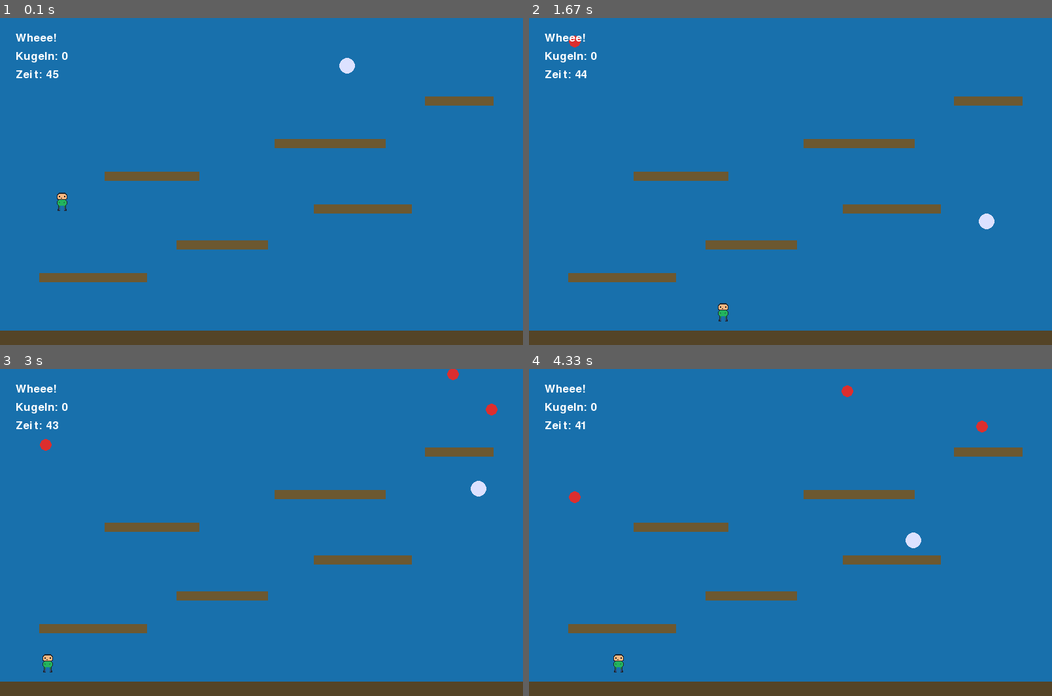
Above: before the commit, frames 1-4 (two rows, left to right).
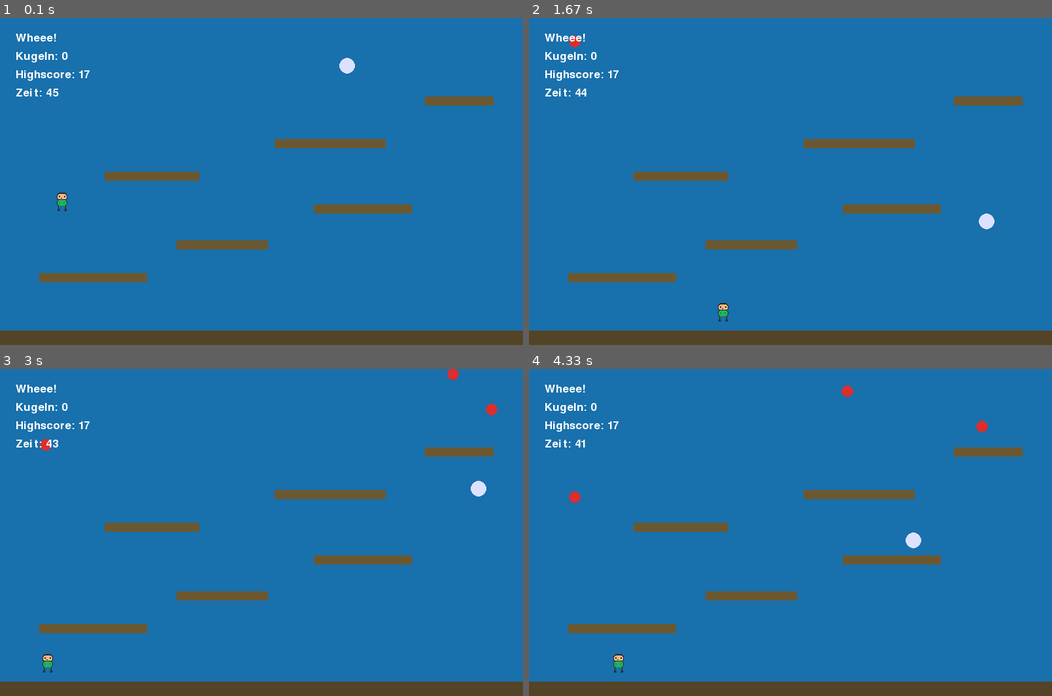
Above: after the commit, the same moments.

Repository: DarianKletzander0/Game-Programmierung
Game: pygame game, started from main.py
The game is run twice, just before and just after one commit, with the same random seed, the same clock (stepped at 60 frames per second) and the same inputs.
Inputs:
- Up to frame 1 (0.1 s): no input
- Up to frame 2 (1.67 s): hold D 0.33-0.8 s; hold W 0.83-1.13 s; hold D 1.17-1.63 s
- Up to frame 3 (3 s): hold A 1.67-2.2 s; hold A 2.23-2.63 s
- Up to frame 4 (4.33 s): hold D 3.07-3.7 s; hold A 3.73-4.2 s; hold D from 4.23 s (still down)

The runs differ from the first frame. In frame 1, 0.3% of the frame differs, in the area x 3-18%, y 16-24%; in frame 2, 0.3%; in frame 3, 0.3%; in frame 4, 0.3%.

Commit message:
Uebung 002 Verbesserung

Diff:
--- /dev/null
+++ b/highscore.json
@@ -0,0 +1 @@
+{"highscore": 17}
--- a/main.py
+++ b/main.py
@@ -1,5 +1,7 @@
 from pathlib import Path
 from random import randint
+from typing import Any
+import json
 import math
 
 import pygame
@@ -32,6 +34,9 @@
 ASSETS_DIR = Path(__file__).parent / "assets"
 PLAYER_IMAGE_PATH = ASSETS_DIR / "player.png"
 JUMP_SOUND_PATH = ASSETS_DIR / "jump.wav"
+HIGHSCORE_PATH = Path(__file__).parent / "highscore.json"
+
+GameState = dict[str, Any]
 
 
 def player_collides_with(player_rect: pygame.Rect, rect: pygame.Rect) -> bool:
@@ -46,6 +51,53 @@
     while any(collectible.colliderect(obstacle) for obstacle in obstacles):
         collectible.centerx = randint(COLLECTIBLE_RADIUS, SCREEN_WIDTH - COLLECTIBLE_RADIUS)
     return collectible
+
+
+def load_highscore(path: Path = HIGHSCORE_PATH) -> int:
+    try:
+        with path.open("r", encoding="utf-8") as file:
+            data = json.load(file)
+    except FileNotFoundError:
+        return 0
+    return int(data.get("highscore", 0))
+
+
+def save_highscore(score: int, path: Path = HIGHSCORE_PATH) -> None:
+    with path.open("w", encoding="utf-8") as file:
+        json.dump({"highscore": score}, file)
+
+
+def update_highscore(score: int, path: Path = HIGHSCORE_PATH) -> int:
+    highscore = load_highscore(path)
+    if score > highscore:
+        save_highscore(score, path)
+        return score
+    return highscore
+
+
+def create_initial_state(player_rect: pygame.Rect, now_ms: int, highscore: int = 0) -> GameState:
+    return {
+        "player_rect": player_rect,
+        "player_velocity_y": 0.0,
+        "player_moving_left": False,
+        "player_moving_right": False,
+        "jump_requested": False,
+        "on_ground": False,
+        "circle_x": 520.0,
+        "circle_y": 70.0,
+        "circle_movement_x": 1.8,
+        "circle_movement_y": 0.0,
+        "collectibles": [],
+        "collected": 0,
+        "highscore": highscore,
+        "highscore_saved": False,
+        "status": "Wheee!",
+        "start_time": now_ms,
+        "last_collectible_spawn": now_ms,
+        "game_over": False,
+        "remaining_ms": GAME_TIME_MS,
+        "running": True,
+    }
 
 
 def move_and_collide(
@@ -84,6 +136,131 @@
     return player_rect, velocity_y, on_ground
 
 
+def handle_event(event: pygame.event.Event, state: GameState) -> None:
+    if event.type == pygame.QUIT:
+        state["running"] = False
+    elif event.type == pygame.KEYDOWN:
+        if event.key == pygame.K_a:
+            state["player_moving_left"] = True
+        elif event.key == pygame.K_d:
+            state["player_moving_right"] = True
+        elif event.key in (pygame.K_w, pygame.K_SPACE):
+            state["jump_requested"] = True
+        elif event.key == pygame.K_ESCAPE:
+            state["running"] = False
+    elif event.type == pygame.KEYUP:
+        if event.key == pygame.K_a:
+            state["player_moving_left"] = False
+        elif event.key == pygame.K_d:
+            state["player_moving_right"] = False
+
+
+def update_state(
+    state: GameState,
+    now_ms: int,
+    obstacles: list[pygame.Rect],
+    jump_sound: pygame.mixer.Sound,
+    highscore_path: Path = HIGHSCORE_PATH,
+) -> None:
+    remaining_ms = max(0, GAME_TIME_MS - (now_ms - state["start_time"]))
+    state["remaining_ms"] = remaining_ms
+    if remaining_ms == 0:
+        state["game_over"] = True
+        if not state["highscore_saved"]:
+            state["highscore"] = update_highscore(state["collected"], highscore_path)
+            state["highscore_saved"] = True
+
+    if state["game_over"]:
+        return
+
+    player_velocity_x = 0.0
+    if state["player_moving_right"]:
+        player_velocity_x += PLAYER_SPEED
+    if state["player_moving_left"]:
+        player_velocity_x -= PLAYER_SPEED
+
+    if state["jump_requested"] and state["on_ground"]:
+        state["player_velocity_y"] = JUMP_SPEED
+        state["on_ground"] = False
+        jump_sound.play()
+    state["jump_requested"] = False
+
+    state["player_velocity_y"] += GRAVITY
+    player_rect, player_velocity_y, on_ground = move_and_collide(
+        state["player_rect"],
+        player_velocity_x,
+        state["player_velocity_y"],
+        obstacles,
+    )
+    state["player_rect"] = player_rect
+    state["player_velocity_y"] = player_velocity_y
+    state["on_ground"] = on_ground
+
+    state["circle_movement_y"] += GRAVITY * 0.35
+    state["circle_x"] += state["circle_movement_x"]
+    state["circle_y"] += state["circle_movement_y"]
+
+    if state["circle_y"] >= SCREEN_HEIGHT - 22 - CIRCLE_RADIUS:
+        state["circle_y"] = SCREEN_HEIGHT - 22 - CIRCLE_RADIUS
+        state["circle_movement_y"] = -abs(state["circle_movement_y"]) * 0.92
+    if state["circle_x"] <= CIRCLE_RADIUS or state["circle_x"] >= SCREEN_WIDTH - CIRCLE_RADIUS:
+        state["circle_movement_x"] = -state["circle_movement_x"]
+
+    circle_rect = pygame.Rect(0, 0, CIRCLE_RADIUS * 2, CIRCLE_RADIUS * 2)
+    circle_rect.center = (round(state["circle_x"]), round(state["circle_y"]))
+    state["status"] = "Ouch!" if state["player_rect"].colliderect(circle_rect) else "Wheee!"
+
+    if now_ms - state["last_collectible_spawn"] >= COLLECTIBLE_SPAWN_MS:
+        state["collectibles"].append(spawn_collectible(obstacles))
+        state["last_collectible_spawn"] = now_ms
+
+    remaining_collectibles = []
+    for collectible in state["collectibles"]:
+        collectible.y += round(COLLECTIBLE_FALL_SPEED)
+        if state["player_rect"].colliderect(collectible):
+            state["collected"] += 1
+        elif any(collectible.colliderect(obstacle) for obstacle in obstacles):
+            continue
+        elif collectible.top <= SCREEN_HEIGHT:
+            remaining_collectibles.append(collectible)
+    state["collectibles"] = remaining_collectibles
+
+
+def draw_state(
+    screen: pygame.Surface,
+    font: pygame.font.Font,
+    big_font: pygame.font.Font,
+    player_image: pygame.Surface,
+    obstacles: list[pygame.Rect],
+    state: GameState,
+) -> None:
+    screen.fill(BACKGROUND_COL)
+    for obstacle in obstacles:
+        color = GROUND_COL if obstacle.bottom == SCREEN_HEIGHT else PLATFORM_COL
+        pygame.draw.rect(screen, color, obstacle)
+
+    pygame.draw.circle(screen, CIRCLE_COL, (round(state["circle_x"]), round(state["circle_y"])), CIRCLE_RADIUS)
+    for collectible in state["collectibles"]:
+        pygame.draw.circle(screen, COLLECTIBLE_COL, collectible.center, COLLECTIBLE_RADIUS)
+
+    screen.blit(player_image, state["player_rect"])
+    screen.blit(font.render(state["status"], True, TEXT_COL), (24, 22))
+    screen.blit(font.render(f"Kugeln: {state['collected']}", True, TEXT_COL), (24, 50))
+    screen.blit(font.render(f"Highscore: {state['highscore']}", True, TEXT_COL), (24, 78))
+    screen.blit(font.render(f"Zeit: {math.ceil(state['remaining_ms'] / 1000)}", True, TEXT_COL), (24, 106))
+
+    if state["game_over"]:
+        overlay = pygame.Surface((SCREEN_WIDTH, SCREEN_HEIGHT), pygame.SRCALPHA)
+        overlay.fill((0, 0, 0, 150))
+        screen.blit(overlay, (0, 0))
+        title = big_font.render("Spielende", True, TEXT_COL)
+        score_text = font.render(f"Gesamtpunktzahl: {state['collected']}", True, TEXT_COL)
+        highscore_text = font.render(f"Highscore: {state['highscore']}", True, TEXT_COL)
+        screen.blit(title, title.get_rect(center=(SCREEN_WIDTH // 2, SCREEN_HEIGHT // 2 - 48)))
+        screen.blit(score_text, score_text.get_rect(center=(SCREEN_WIDTH // 2, SCREEN_HEIGHT // 2)))
+        screen.blit(highscore_text, highscore_text.get_rect(center=(SCREEN_WIDTH // 2, SCREEN_HEIGHT // 2 + 30)))
+
+
 def main() -> None:
     pygame.mixer.pre_init(44_100, -16, 1, 512)
     pygame.init()
@@ -96,18 +273,6 @@
 
     player_image = pygame.image.load(PLAYER_IMAGE_PATH).convert_alpha()
     jump_sound = pygame.mixer.Sound(JUMP_SOUND_PATH)
-
-    player_rect = player_image.get_rect(topleft=(80, 260))
-    player_velocity_y = 0.0
-    player_moving_left = False
-    player_moving_right = False
-    jump_requested = False
-    on_ground = False
-
-    circle_x = 520.0
-    circle_y = 70.0
-    circle_movement_x = 1.8
-    circle_movement_y = 0.0
 
     obstacles = [
         pygame.Rect(0, SCREEN_HEIGHT - 22, SCREEN_WIDTH, 22),
@@ -119,110 +284,19 @@
         pygame.Rect(650, 120, 105, 14),
     ]
 
-    collectibles: list[pygame.Rect] = []
-    collected = 0
-    status = "Wheee!"
     start_time = pygame.time.get_ticks()
-    last_collectible_spawn = start_time
-    game_over = False
-    running = True
-
-    while running:
+    state = create_initial_state(
+        player_image.get_rect(topleft=(80, 260)),
+        start_time,
+        load_highscore(),
+    )
+
+    while state["running"]:
         for event in pygame.event.get():
-            if event.type == pygame.QUIT:
-                running = False
-            elif event.type == pygame.KEYDOWN:
-                if event.key == pygame.K_a:
-                    player_moving_left = True
-                elif event.key == pygame.K_d:
-                    player_moving_right = True
-                elif event.key in (pygame.K_w, pygame.K_SPACE):
-                    jump_requested = True
-                elif event.key == pygame.K_ESCAPE:
-                    running = False
-            elif event.type == pygame.KEYUP:
-                if event.key == pygame.K_a:
-                    player_moving_left = False
-                elif event.key == pygame.K_d:
-                    player_moving_right = False
-
-        now = pygame.time.get_ticks()
-        remaining_ms = max(0, GAME_TIME_MS - (now - start_time))
-        if remaining_ms == 0:
-            game_over = True
-
-        if not game_over:
-            player_velocity_x = 0.0
-            if player_moving_right:
-                player_velocity_x += PLAYER_SPEED
-            if player_moving_left:
-                player_velocity_x -= PLAYER_SPEED
-
-            if jump_requested and on_ground:
-                player_velocity_y = JUMP_SPEED
-                on_ground = False
-                jump_sound.play()
-            jump_requested = False
-
-            player_velocity_y += GRAVITY
-            player_rect, player_velocity_y, on_ground = move_and_collide(
-                player_rect,
-                player_velocity_x,
-                player_velocity_y,
-                obstacles,
-            )
-
-            circle_movement_y += GRAVITY * 0.35
-            circle_x += circle_movement_x
-            circle_y += circle_movement_y
-
-            if circle_y >= SCREEN_HEIGHT - 22 - CIRCLE_RADIUS:
-                circle_y = SCREEN_HEIGHT - 22 - CIRCLE_RADIUS
-                circle_movement_y = -abs(circle_movement_y) * 0.92
-            if circle_x <= CIRCLE_RADIUS or circle_x >= SCREEN_WIDTH - CIRCLE_RADIUS:
-                circle_movement_x = -circle_movement_x
-
-            circle_rect = pygame.Rect(0, 0, CIRCLE_RADIUS * 2, CIRCLE_RADIUS * 2)
-            circle_rect.center = (round(circle_x), round(circle_y))
-            status = "Ouch!" if player_rect.colliderect(circle_rect) else "Wheee!"
-
-            if now - last_collectible_spawn >= COLLECTIBLE_SPAWN_MS:
-                collectibles.append(spawn_collectible(obstacles))
-                last_collectible_spawn = now
-
-            remaining_collectibles = []
-            for collectible in collectibles:
-                collectible.y += round(COLLECTIBLE_FALL_SPEED)
-                if player_rect.colliderect(collectible):
-                    collected += 1
-                elif any(collectible.colliderect(obstacle) for obstacle in obstacles):
-                    continue
-                elif collectible.top <= SCREEN_HEIGHT:
-                    remaining_collectibles.append(collectible)
-            collectibles = remaining_collectibles
-
-        screen.fill(BACKGROUND_COL)
-        for obstacle in obstacles:
-            color = GROUND_COL if obstacle.bottom == SCREEN_HEIGHT else PLATFORM_COL
-            pygame.draw.rect(screen, color, obstacle)
-
-        pygame.draw.circle(screen, CIRCLE_COL, (round(circle_x), round(circle_y)), CIRCLE_RADIUS)
-        for collectible in collectibles:
-            pygame.draw.circle(screen, COLLECTIBLE_COL, collectible.center, COLLECTIBLE_RADIUS)
-
-        screen.blit(player_image, player_rect)
-        screen.blit(font.render(status, True, TEXT_COL), (24, 22))
-        screen.blit(font.render(f"Kugeln: {collected}", True, TEXT_COL), (24, 50))
-        screen.blit(font.render(f"Zeit: {math.ceil(remaining_ms / 1000)}", True, TEXT_COL), (24, 78))
-
-        if game_over:
-            overlay = pygame.Surface((SCREEN_WIDTH, SCREEN_HEIGHT), pygame.SRCALPHA)
-            overlay.fill((0, 0, 0, 150))
-            screen.blit(overlay, (0, 0))
-            title = big_font.render("Spielende", True, TEXT_COL)
-            score_text = font.render(f"Gesamtpunktzahl: {collected}", True, TEXT_COL)
-            screen.blit(title, title.get_rect(center=(SCREEN_WIDTH // 2, SCREEN_HEIGHT // 2 - 30)))
-            screen.blit(score_text, score_text.get_rect(center=(SCREEN_WIDTH // 2, SCREEN_HEIGHT // 2 + 18)))
+            handle_event(event, state)
+
+        update_state(state, pygame.time.get_ticks(), obstacles, jump_sound)
+        draw_state(screen, font, big_font, player_image, obstacles, state)
 
         pygame.display.flip()
         clock.tick(FPS)
--- /dev/null
+++ b/tests/test_main.py
@@ -0,0 +1,54 @@
+from pathlib import Path
+import tempfile
+import unittest
+
+import pygame
+
+import main
+
+
+class MainStateTests(unittest.TestCase):
+    def test_create_initial_state_bundles_game_values_in_one_dict(self) -> None:
+        player_rect = pygame.Rect(80, 260, main.PLAYER_WIDTH, main.PLAYER_HEIGHT)
+
+        state = main.create_initial_state(player_rect, now_ms=1_000)
+
+        self.assertEqual(state["player_rect"], player_rect)
+        self.assertEqual(state["player_velocity_y"], 0.0)
+        self.assertIs(state["player_moving_left"], False)
+        self.assertIs(state["player_moving_right"], False)
+        self.assertIs(state["jump_requested"], False)
+        self.assertIs(state["on_ground"], False)
+        self.assertEqual(state["circle_x"], 520.0)
+        self.assertEqual(state["circle_y"], 70.0)
+        self.assertEqual(state["collectibles"], [])
+        self.assertEqual(state["collected"], 0)
+        self.assertEqual(state["status"], "Wheee!")
+        self.assertEqual(state["start_time"], 1_000)
+        self.assertEqual(state["last_collectible_spawn"], 1_000)
+        self.assertIs(state["game_over"], False)
+
+
+class HighscoreTests(unittest.TestCase):
+    def test_load_highscore_returns_zero_when_file_is_missing(self) -> None:
+        with tempfile.TemporaryDirectory() as temp_dir:
+            self.assertEqual(main.load_highscore(Path(temp_dir) / "missing.json"), 0)
+
+    def test_save_and_load_highscore_roundtrip(self) -> None:
+        with tempfile.TemporaryDirectory() as temp_dir:
+            path = Path(temp_dir) / "highscore.json"
+
+            main.save_highscore(17, path)
+
+            self.assertEqual(main.load_highscore(path), 17)
+
+    def test_update_highscore_only_persists_new_record(self) -> None:
+        with tempfile.TemporaryDirectory() as temp_dir:
+            path = Path(temp_dir) / "highscore.json"
+            main.save_highscore(10, path)
+
+            self.assertEqual(main.update_highscore(9, path), 10)
+            self.assertEqual(main.load_highscore(path), 10)
+
+            self.assertEqual(main.update_highscore(12, path), 12)
+            self.assertEqual(main.load_highscore(path), 12)
